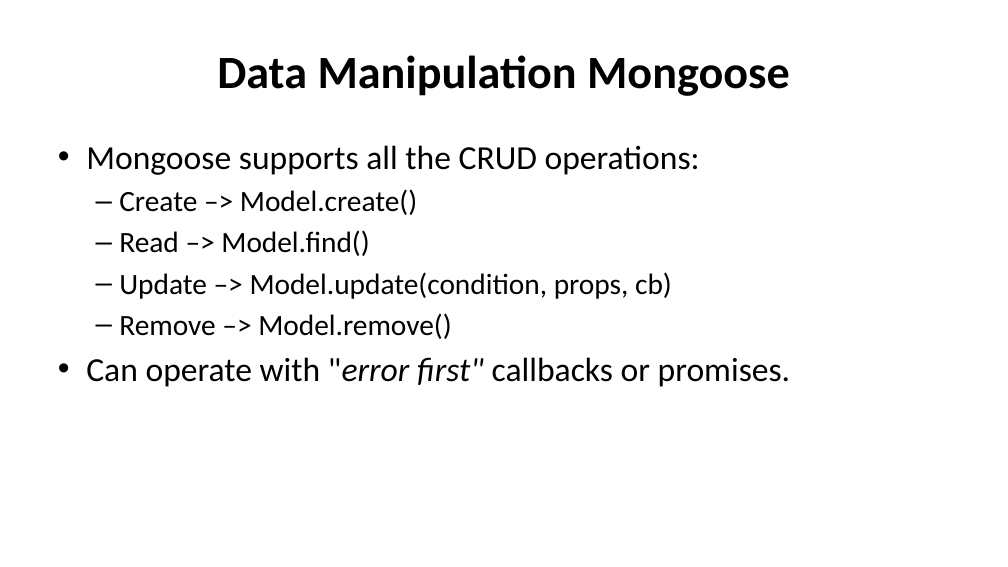
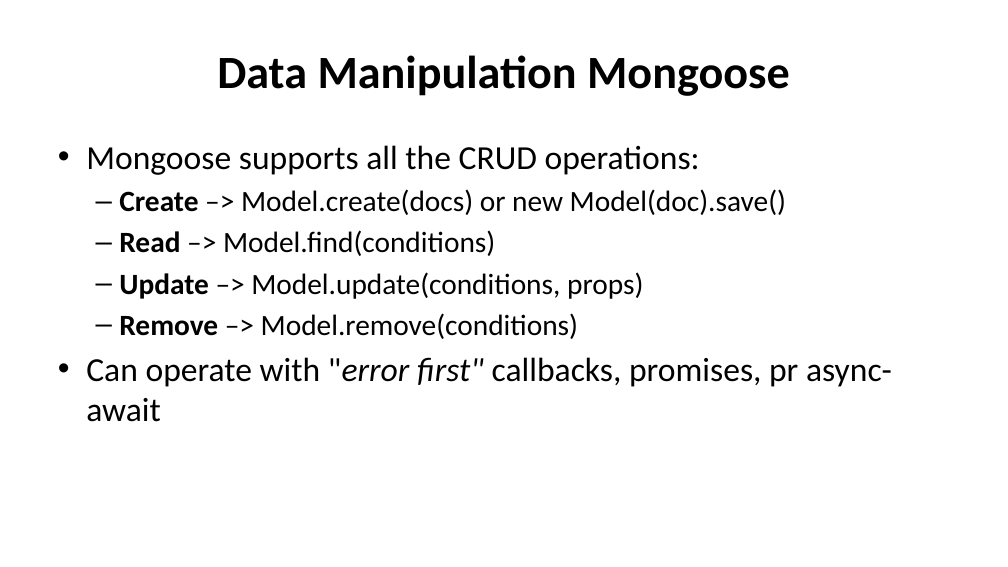
Before and after one commit to diarmuidoconnor/wad2, a slide deck: slide 27 of topic09/talk-0/mongoDB-2020.pptx. Drawn at 1008x567 pixels with LibreOffice and Linux fonts; fonts in the diff are those of the drawing. Boxes give left, top, right and bottom in pixels: in the first picture for what was removed or moved away, otherwise in the second. Text is boxed around its words. In the diff, an @@ line names an element or a change of style, - is before the commit and + after.

```diff
--- a/topic09/talk-0/mongoDB-2020.pptx
+++ b/topic09/talk-0/mongoDB-2020.pptx
@@ text at (86, 189, 892, 422): text changed @@
-  – Create –> Model.create()
-  – Read –> Model.find()
-  – Update –> Model.update(condition, props, cb)
-  – Remove –> Model.remove()
-• Can operate with "error first" callbacks or promises.
+  – Create –> Model.create(docs) or new Model(doc).save()
+  – Read –> Model.find(conditions)
+  – Update –> Model.update(conditions, props)
+  – Remove –> Model.remove(conditions)
+• Can operate with "error first" callbacks, promises, pr async-await
```
Also in this commit, not shown: 12 other slides changed, 2 slides added, 3 slides removed, 23 other files.
